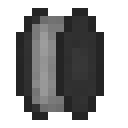
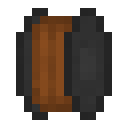
Before/after of a (128, 128) layered artwork. What changed in the layer stack:
added layer "Ebene" (multiply) above "wire" over [32, 16, 72, 112]
painted on "wire" over [56, 16, 72, 112]
painted on "Hintergrund" over [56, 8, 112, 120]
